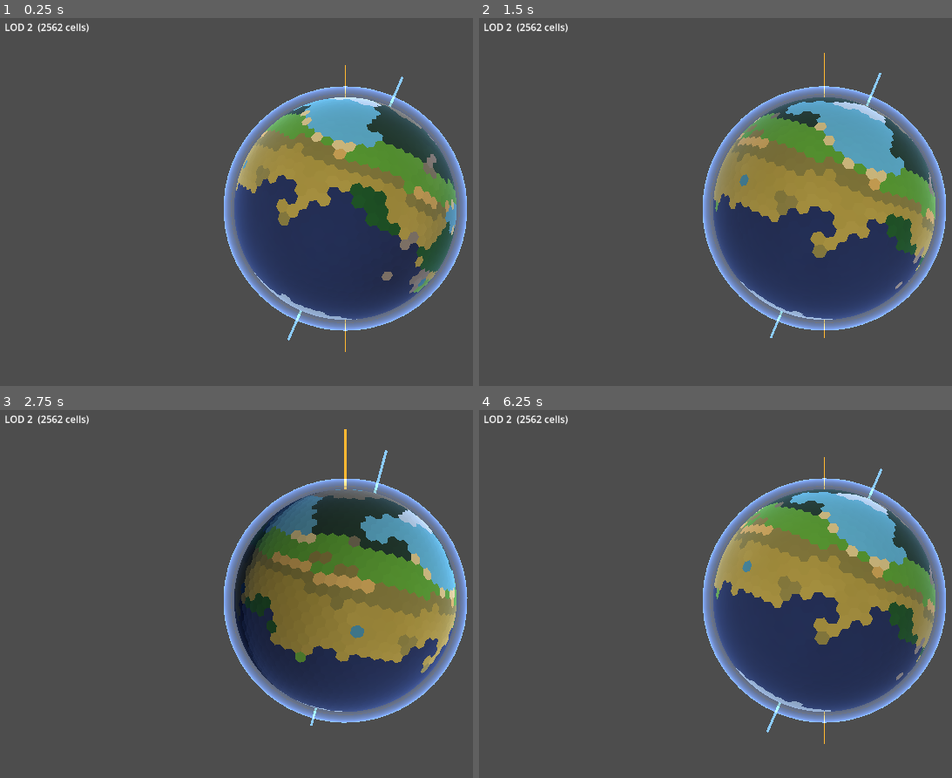
Above: before the commit, frames 1-4 (two rows, left to right).
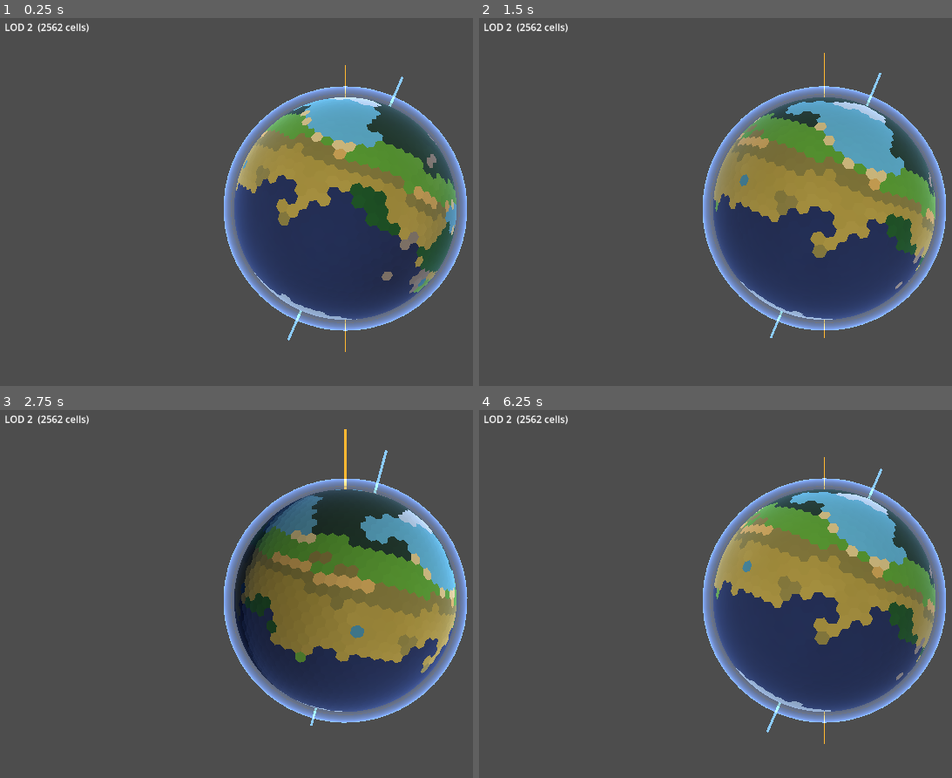
Above: after the commit, the same moments.

Repository: Halfwhit/hex-planet-gen
Game: Godot game, scene res://scenes/Main.tscn
The game is run twice, just before and just after one commit, with the same random seed, the same clock (stepped at 60 frames per second) and the same inputs.
Inputs (mouse positions are in pixels of both pictures, inside the frame that each line leads up to):
- Up to frame 1 (0.25 s): no input
- Up to frame 2 (1.5 s): tap Enter at 0.5 s; move the mouse to (outside the picture) at 0.52 s; tap E at 0.6 s; click (outside the picture) at 0.67 s; drag from (687, 227) to (791, 286) at 1.27 s
- Up to frame 3 (2.75 s): move the mouse to (416, 513) at 2.02 s; tap E at 2.1 s; click (416, 513) at 2.17 s
- Up to frame 4 (6.25 s): drag from (791, 678) to (616, 542) at 2.77 s; move the mouse to (outside the picture) at 3.52 s; tap E at 3.6, 5.1 s; click (outside the picture) at 3.67 s; drag from (616, 542) to (720, 502) at 4.27 s; move the mouse to (857, 601) at 5.02 s; click (857, 601) at 5.17 s; drag from (720, 502) to (687, 619) at 5.77 s

The runs differ from the first frame. In frame 1, 0.1% of the frame differs, in the area x 77-93%, y 22-44%; in frame 2, less than 0.1%; in frame 3, 0.3%, in the area x 65-90%, y 21-38%; in frame 4, less than 0.1%.

Commit message:
Reduce tundra — fix both sources
Two separate paths produce tundra:
1. Explicit polar check: threshold 0.05 → 0.03 (smaller sub-polar band).
2. Boreal fallback: moisture gate 0.42 → 0.22.  With base_m reduced to
   0.38 the old 0.42 gate was below the typical cold-zone moisture, so
   dry cold cells fell to tundra instead of boreal forest.  Lowering the
   gate to 0.22 lets most cold cells reach boreal forest.

Co-Authored-By: Claude Sonnet 4.6 <noreply@anthropic.com>

Diff:
--- a/scripts/HexPlanet.gd
+++ b/scripts/HexPlanet.gd
@@ -497,7 +497,7 @@
 		return BIOME_ICE
 
 	# Sub-polar tundra.
-	if temperature < 0.05:
+	if temperature < 0.03:
 		return BIOME_TUNDRA
 
 	# Mountain zone.  Coastal cells stay rocky (no snow bordering the ocean).
@@ -508,9 +508,10 @@
 			return BIOME_MOUNTAIN
 		return BIOME_SNOW
 
-	# Boreal / taiga zone.
+	# Boreal / taiga zone.  Moisture gate lowered to match the reduced base_m
+	# so dry cold cells become boreal forest rather than tundra.
 	if temperature < 0.38:
-		return BIOME_BOREAL_FOREST if moisture > 0.42 else BIOME_TUNDRA
+		return BIOME_BOREAL_FOREST if moisture > 0.22 else BIOME_TUNDRA
 
 	# Coastal beach — warm, low-lying, ocean-adjacent.
 	# alt < 0.01 keeps beach to only the very lowest coastal cells.
